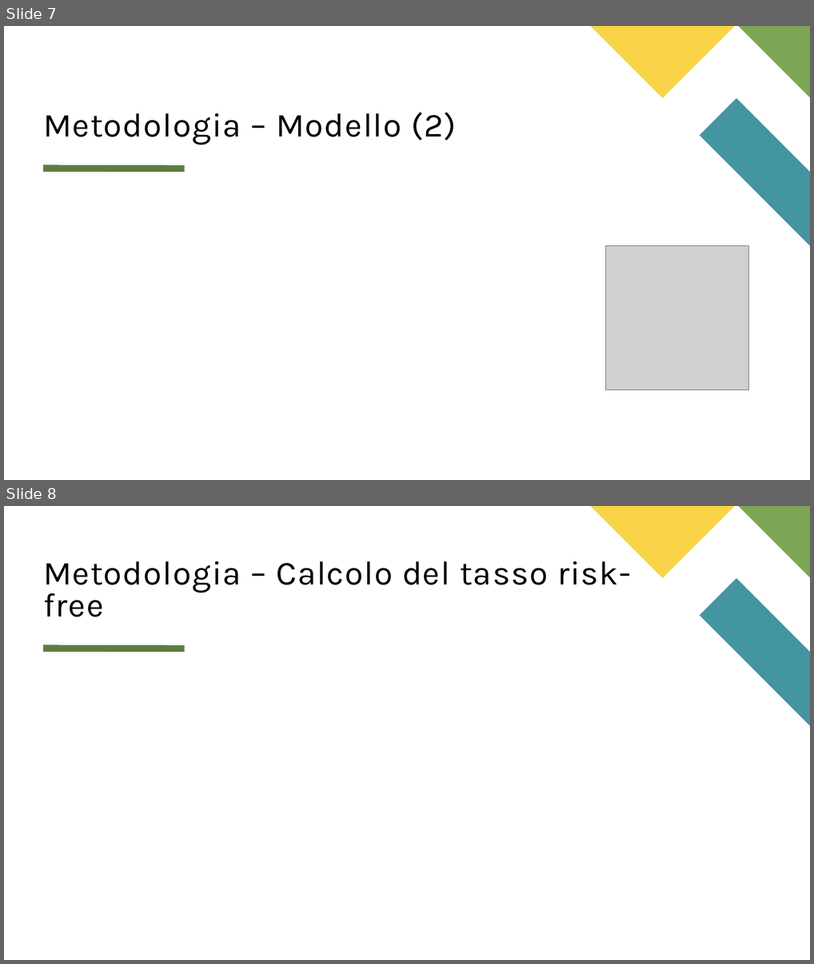
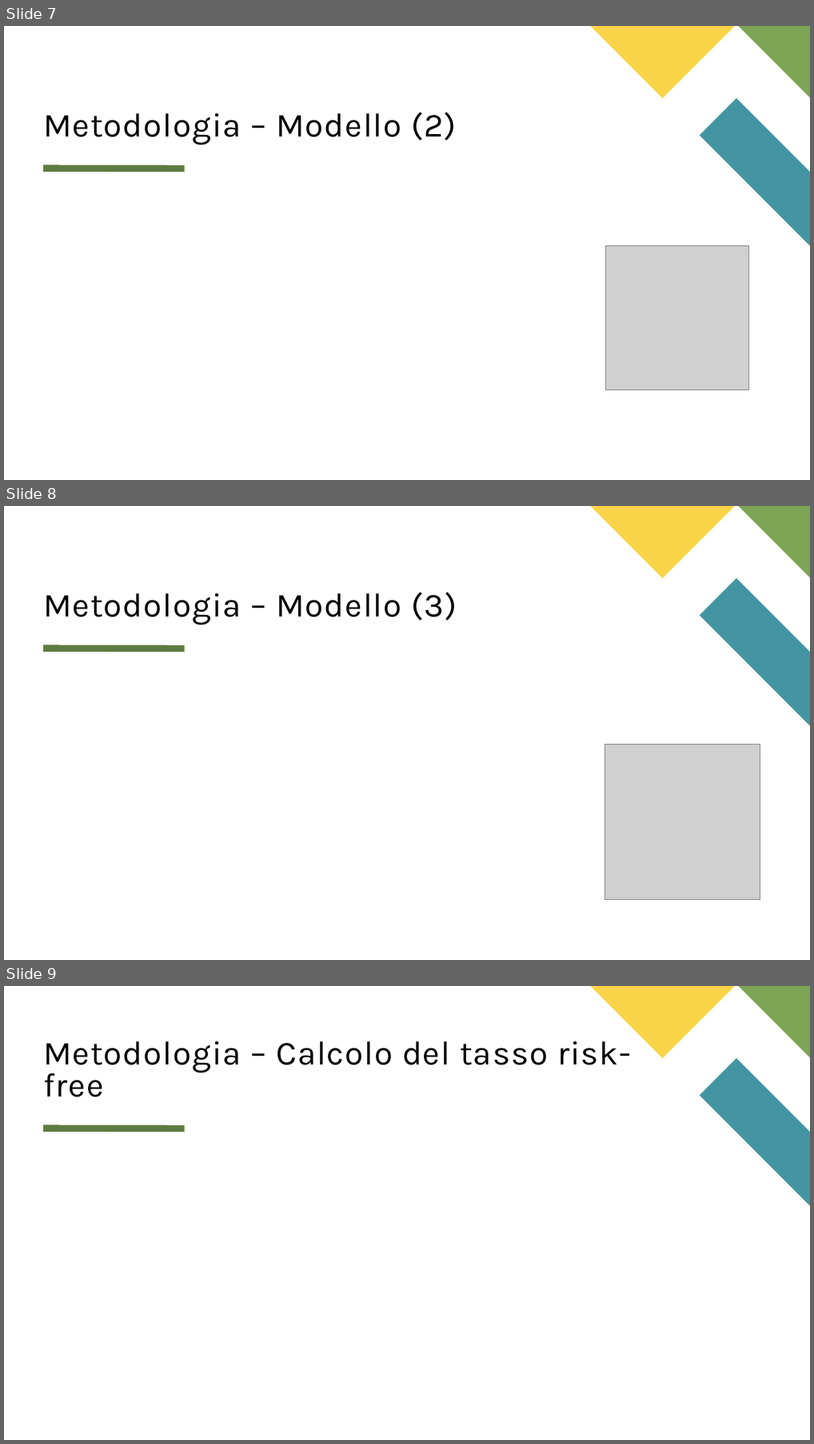
Before and after one commit to matteo-conti-97/MPSMF_Project, a slide deck: presentazione.pptx. Shown one above the other, each under a label of ours: slides 7 and 8 before the commit, slides 7, 8 and 9 after it. The pictures are 814x964 and 814x1444 pixels, drawn with LibreOffice and Linux fonts; fonts in the diff are those of the drawing; grey boxes stand for pictures. Boxes give left, top, right and bottom in pixels: in the first picture for what was removed or moved away, otherwise in the second. Text is boxed around its words. In the diff, an @@ line names an element or a change of style, - is before the commit and + after.

```diff
--- a/presentazione.pptx
+++ b/presentazione.pptx
@@ slide 8 added at [4,506,810,960], background #FFFFFF; not listed: 4 template elements that a slide beside it also shows @@
@@ title added at [43,592,458,625], 40 pt, text #000000 @@
+Metodologia – Modello (3)
@@ picture added at [605,744,760,900] @@
@@ what was slide 8 is now slide 9 @@
```
Also in this commit, not shown: 4 slides changed, 5 other slides added, 15 other files.
